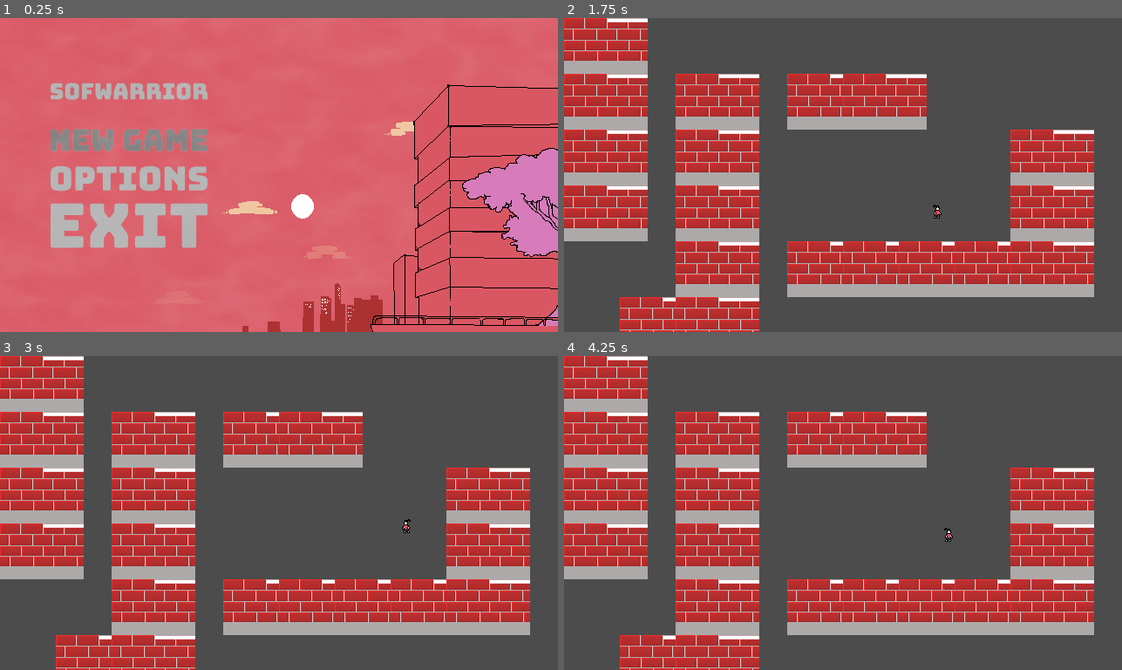
Above: before the commit, frames 1-4 (two rows, left to right).
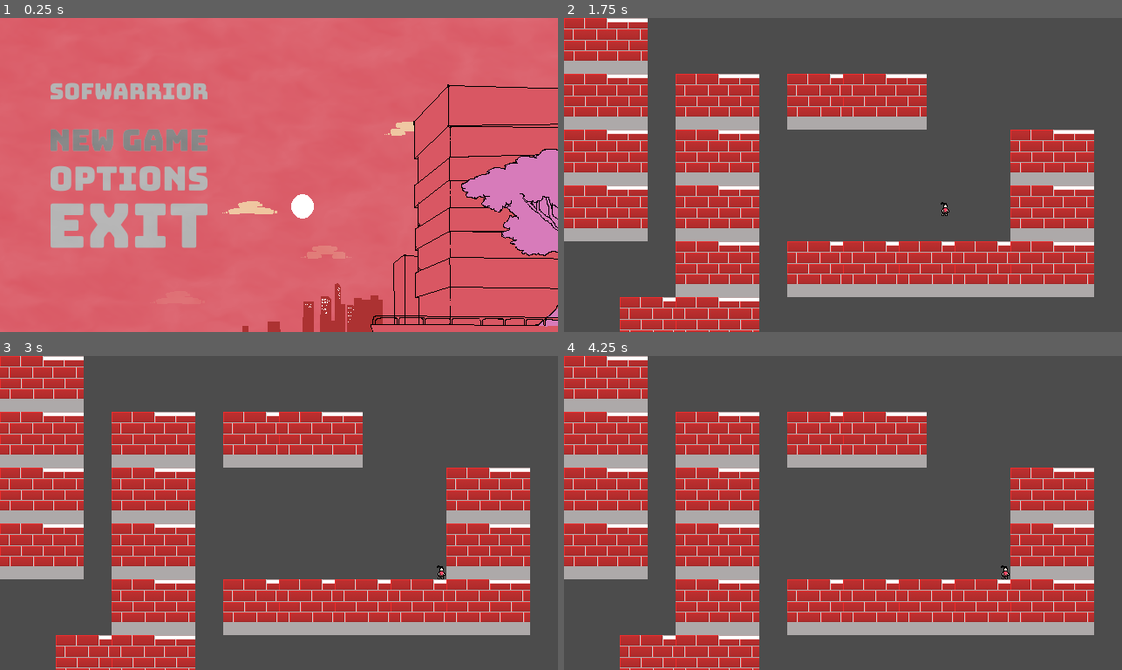
Above: after the commit, the same moments.

Repository: marcelo-lemos/Softwarrior
Game: Godot game, scene res://Nodes/UI/TitleScreen.tscn
The game is run twice, just before and just after one commit, with the same random seed, the same clock (stepped at 60 frames per second) and the same inputs. The engine's default icon, where the game draws it, is replaced by a stand-in: a white triangle on a blue panel in a dark square.
Inputs (mouse positions are in pixels of both pictures, inside the frame that each line leads up to):
- Up to frame 1 (0.25 s): no input
- Up to frame 2 (1.75 s): click (692, 140) at 0.5 s; tap Enter (ui_accept) at 1.25 s; hold Right (ui_right) from 1.28 s (still down); hold C (dash) from 1.28 s (still down); tap Z (jump) at 1.52 s; tap X (attack, bound only after the commit) at 1.55 s
- Up to frame 3 (3 s): tap Z (jump) at 1.82, 2.27, 2.3, 2.57 s; release C (dash) at 2.03 s; tap X (attack, bound only after the commit) at 2.1 s; tap Enter (ui_accept) at 2.75 s; release Right (ui_right) at 2.78 s; hold Left (ui_left) from 2.78 s (still down); hold Z (jump) from 2.78 s (still down)
- Up to frame 4 (4.25 s): tap C (dash) at 3.05, 3.6 s; tap Enter (ui_accept) at 3.5 s; release Left (ui_left) at 3.53 s; release Z (jump) at 3.53 s; hold Right (ui_right) from 3.53 s (still down); tap Z (jump) at 3.77, 4.07 s; tap X (attack, bound only after the commit) at 3.8 s

The runs differ from the first frame. In frame 1, 0.2% of the frame differs, in the area x 82-100%, y 41-77%; in frame 2, less than 0.1%; in frame 3, less than 0.1%; in frame 4, less than 0.1%.

Commit message:
working on melee combat

Diff:
--- /dev/null
+++ b/game/Nodes/Characters/Player/Attack.gd
@@ -0,0 +1,16 @@
+extends "res://Nodes/Characters/Player/Motion.gd"
+
+onready var katana = get_node("../../Katana")
+
+func enter():
+	print("Entered KATANA")
+	katana.get_node("AnimationPlayer").play("idle")
+	.enter()
+
+func exit():
+	print("Exiting KATANA")
+	.exit()
+
+func _on_Katana_attack_finished():
+	print("lixo")
+	emit_signal("finished", "previous")
--- a/game/Nodes/Characters/Player/Player.tscn
+++ b/game/Nodes/Characters/Player/Player.tscn
@@ -10,7 +10,9 @@
 [ext_resource path="res://Nodes/Characters/Player/MidAir.gd" type="Script" id=8]
 [ext_resource path="res://Nodes/Characters/Player/OnWall.gd" type="Script" id=9]
 [ext_resource path="res://Nodes/Characters/Player/SecondJump.gd" type="Script" id=10]
-[ext_resource path="res://Nodes/Combat/shurikenShots.gd" type="Script" id=11]
+[ext_resource path="res://Nodes/Characters/Player/Attack.gd" type="Script" id=11]
+[ext_resource path="res://Nodes/Combat/shurikenShots.gd" type="Script" id=12]
+[ext_resource path="res://Nodes/Combat/Katana.tscn" type="PackedScene" id=13]
 
 [sub_resource type="RectangleShape2D" id=1]
 extents = Vector2( 6.11917, 8.2581 )
@@ -49,11 +51,19 @@
 [node name="SecondJump" type="Node" parent="GenericCharacter/StateMachine"]
 script = ExtResource( 10 )
 
+[node name="Attack" type="Node" parent="GenericCharacter/StateMachine"]
+script = ExtResource( 11 )
+
 [node name="Shuriken" type="Node2D" parent="GenericCharacter"]
-script = ExtResource( 11 )
+script = ExtResource( 12 )
 
 [node name="CooldownTimer" type="Timer" parent="GenericCharacter/Shuriken"]
 wait_time = 0.2
 
+[node name="Katana" parent="GenericCharacter" instance=ExtResource( 13 )]
+position = Vector2( -3, 3 )
+scale = Vector2( 0.30113, 0.31541 )
+
+[connection signal="attack_finished" from="GenericCharacter/Katana" to="GenericCharacter/StateMachine/Attack" method="_on_Katana_attack_finished"]
 
 [editable path="GenericCharacter"]
--- a/game/Nodes/Characters/Player/PlayerStateMachine.gd
+++ b/game/Nodes/Characters/Player/PlayerStateMachine.gd
@@ -7,16 +7,22 @@
 		"dash": $Dash,
 		"mid_air": $MidAir,
 		"on_wall": $OnWall,
-		"second_jump": $SecondJump
+		"second_jump": $SecondJump,
+		"attack": $Attack
 	}
 
 func _change_state(state_name):
 	if not _active:
 		return
-	if state_name in ["jump", "dash"]:
+	if state_name in ["jump", "dash", "attack"]:
 		states_stack.push_front(states_map[state_name])
 
 	._change_state(state_name)
 
 func _input(event):
-	pass
+	if event.is_action_pressed("attack"):
+		if current_state == $Attack:
+			return
+		_change_state("attack")
+		return
+	current_state.handle_input(event)
--- /dev/null
+++ b/game/Nodes/Combat/Katana.gd
@@ -0,0 +1,91 @@
+extends Area2D
+
+signal attack_finished
+
+enum STATES { IDLE, ATTACK }
+var state = null
+
+enum ATTACK_INPUT_STATES { IDLE, LISTENING, REGISTERED }
+var attack_input_state = ATTACK_INPUT_STATES.IDLE
+var ready_for_next_attack = false
+const MAX_COMBO_COUNT = 3
+var combo_count = 0
+
+var attack_current = {}
+var combo = [{
+		'damage': 1,
+		'animation': 'attack',
+	}]
+
+var hit_objects = []
+
+func _ready():
+	$AnimationPlayer.connect('animation_finished', self, "_on_animation_finished")
+	self.connect("body_entered", self, "_on_body_entered")
+	_change_state(STATES.IDLE)
+
+func _change_state(new_state):
+	match state:
+		STATES.ATTACK:
+			hit_objects = []
+			attack_input_state = ATTACK_INPUT_STATES.IDLE
+			ready_for_next_attack = false
+
+	match new_state:
+		STATES.IDLE:
+			combo_count = 0
+			$AnimationPlayer.stop()
+			visible = false
+			monitoring = false
+		STATES.ATTACK:
+			attack_current = combo[combo_count -1]
+			$AnimationPlayer.play(attack_current['animation'])
+			visible = true
+			monitoring = true
+	state = new_state
+
+func _input(event):
+	if not state == STATES.ATTACK:
+		return
+	if attack_input_state != ATTACK_INPUT_STATES.LISTENING:
+		return
+	if event.is_action_pressed('attack'):
+		attack_input_state = ATTACK_INPUT_STATES.REGISTERED
+
+func _physics_process(delta):
+	if attack_input_state == ATTACK_INPUT_STATES.REGISTERED and ready_for_next_attack:
+		attack()
+
+func attack():
+	combo_count += 1
+	_change_state(STATES.ATTACK)
+
+# use with AnimationPlayer func track
+func set_attack_input_listening():
+	attack_input_state = ATTACK_INPUT_STATES.LISTENING
+
+# use with AnimationPlayer func track
+func set_ready_for_next_attack():
+	ready_for_next_attack = true
+
+func _on_body_entered(body):
+	if not body.has_node('Health'):
+		return
+	if body.get_rid().get_id() in hit_objects:
+		return
+	hit_objects.append(body.get_rid().get_id())
+	body.take_damage(self, attack_current['damage'])
+
+func _on_animation_finished(name):
+	if not attack_current:
+		return
+
+	if attack_input_state == ATTACK_INPUT_STATES.REGISTERED and combo_count < MAX_COMBO_COUNT:
+		attack()
+	else:
+		_change_state(STATES.IDLE)
+		emit_signal("attack_finished")
+
+func _on_StateMachine_state_changed(current_state):
+	if current_state.name == "Attack":
+		attack()
--- /dev/null
+++ b/game/Nodes/Combat/Katana.tscn
@@ -0,0 +1,68 @@
+[gd_scene load_steps=6 format=2]
+
+[ext_resource path="res://Nodes/Combat/Katana.gd" type="Script" id=1]
+[ext_resource path="res://Assets/Sprites/MC/imageedit_1_5695369049.png" type="Texture" id=2]
+
+[sub_resource type="RectangleShape2D" id=1]
+extents = Vector2( 3.17234, 15.9905 )
+
+[sub_resource type="Animation" id=2]
+resource_name = "attack"
+length = 0.5
+step = 0.05
+tracks/0/type = "value"
+tracks/0/path = NodePath(".:rotation_degrees")
+tracks/0/interp = 1
+tracks/0/loop_wrap = true
+tracks/0/imported = false
+tracks/0/enabled = true
+tracks/0/keys = {
+"times": PoolRealArray( 0, 0.001, 0.15, 0.25, 0.4 ),
+"transitions": PoolRealArray( 1, 1, 1, 1, 1 ),
+"update": 0,
+"values": [ -13.8357, -13.8357, -155.734, -147.15, -12.0241 ]
+}
+tracks/1/type = "value"
+tracks/1/path = NodePath(".:visible")
+tracks/1/interp = 1
+tracks/1/loop_wrap = true
+tracks/1/imported = false
+tracks/1/enabled = true
+tracks/1/keys = {
+"times": PoolRealArray( 0 ),
+"transitions": PoolRealArray( 1 ),
+"update": 1,
+"values": [ true ]
+}
+
+[sub_resource type="Animation" id=3]
+resource_name = "idle"
+tracks/0/type = "value"
+tracks/0/path = NodePath(".:visible")
+tracks/0/interp = 1
+tracks/0/loop_wrap = true
+tracks/0/imported = false
+tracks/0/enabled = true
+tracks/0/keys = {
+"times": PoolRealArray( 0 ),
+"transitions": PoolRealArray( 1 ),
+"update": 1,
+"values": [ false ]
+}
+
+[node name="Katana" type="Area2D"]
+rotation = -0.241479
+script = ExtResource( 1 )
+
+[node name="CollisionShape2D" type="CollisionShape2D" parent="."]
+position = Vector2( -11.5868, 11.4927 )
+rotation = -2.36436
+shape = SubResource( 1 )
+
+[node name="AnimationPlayer" type="AnimationPlayer" parent="."]
+anims/attack = SubResource( 2 )
+anims/idle = SubResource( 3 )
+
+[node name="Sprite" type="Sprite" parent="."]
+position = Vector2( -13.5561, 3.38903 )
+texture = ExtResource( 2 )
--- a/game/Nodes/UI/TitleScreen.tscn
+++ b/game/Nodes/UI/TitleScreen.tscn
@@ -97,6 +97,7 @@
 [node name="Arvore" type="AnimatedSprite" parent="."]
 z_index = 3
 frames = SubResource( 1 )
+frame = 5
 playing = true
 centered = false
 
--- a/game/project.godot
+++ b/game/project.godot
@@ -83,6 +83,11 @@
 "events": [ Object(InputEventKey,"resource_local_to_scene":false,"resource_name":"","device":0,"alt":false,"shift":false,"control":false,"meta":false,"command":false,"pressed":false,"scancode":65,"unicode":0,"echo":false,"script":null)
  ]
 }
+attack={
+"deadzone": 0.5,
+"events": [ Object(InputEventKey,"resource_local_to_scene":false,"resource_name":"","device":0,"alt":false,"shift":false,"control":false,"meta":false,"command":false,"pressed":false,"scancode":88,"unicode":0,"echo":false,"script":null)
+ ]
+}
 
 [rendering]
 
Binary file added: game/Assets/Sprites/MC/imageedit_1_5695369049.png
Not shown, added: game/Assets/Sprites/MC/imageedit_1_5695369049.png.import
Binary file added: game/Assets/Sprites/MC/primitiveSword.png
Not shown, added: game/Assets/Sprites/MC/primitiveSword.png.import
Not shown: 1 places in game/Nodes/Characters/Player/Player.tscn that only renumber resources
